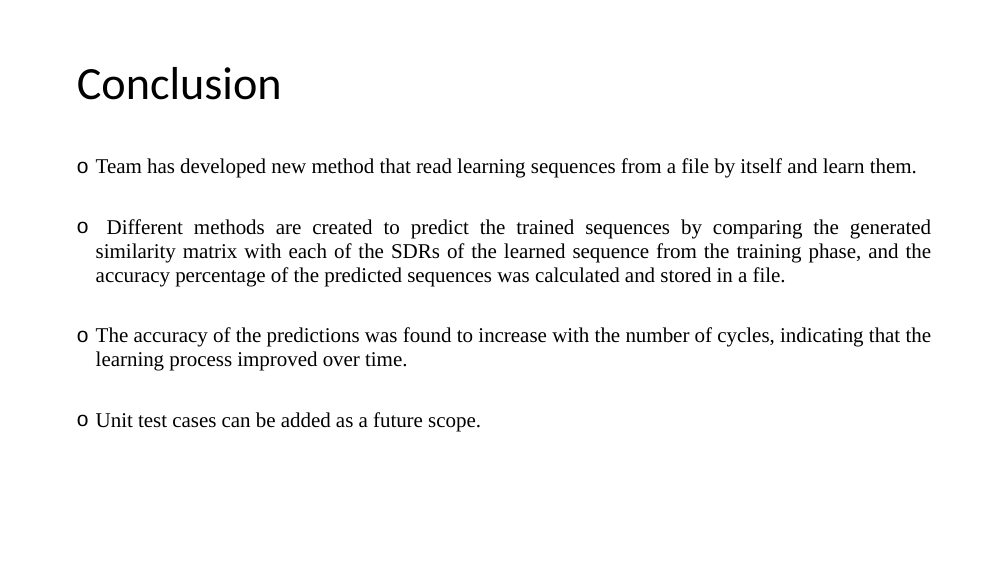
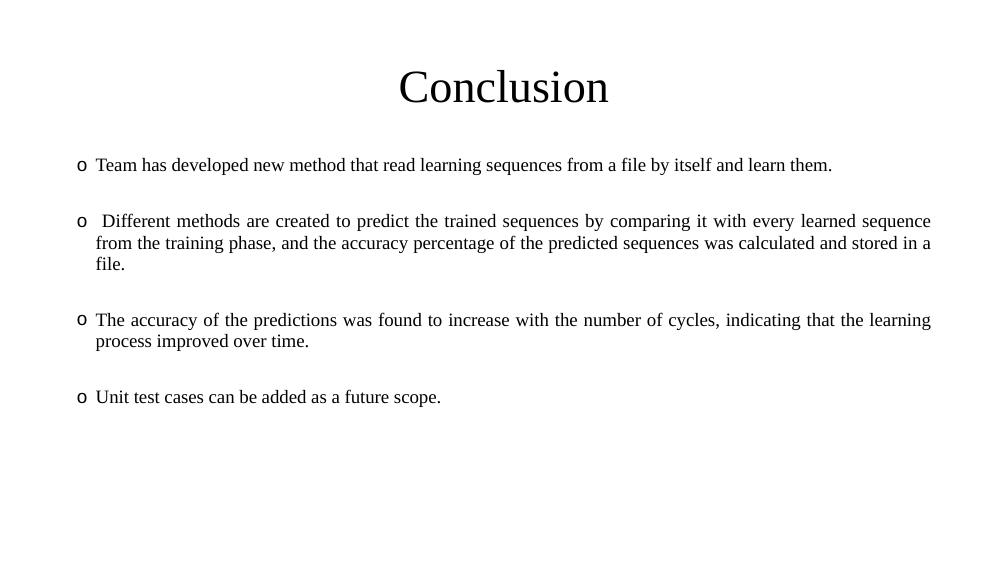
Before and after one commit to ddobric/neocortexapi, a slide deck: slide 12 of source/MySEProject/Documentation/ML2223_15 Approve Prediction of Multisequence Learning.pptx. Drawn at 1008x567 pixels with LibreOffice and Linux fonts; fonts in the diff are those of the drawing. Boxes give left, top, right and bottom in pixels: in the first picture for what was removed or moved away, otherwise in the second. Text is boxed around its words. In the diff, an @@ line names an element or a change of style, - is before the commit and + after.

```diff
--- a/source/MySEProject/Documentation/ML2223_15 Approve Prediction of Multisequence Learning.pptx
+++ b/source/MySEProject/Documentation/ML2223_15 Approve Prediction of Multisequence Learning.pptx
@@ title "Conclusion" at [399, 70, 609, 103]: font Calibri to Times New Roman; alignment left to centre @@
@@ text at [96, 157, 931, 407]: size 20 to 18 pt in "Team has developed new method that read ...", "The accuracy of the predictions was found ...", "Unit test cases can be added as ..." @@
@@ text at [96, 213, 931, 271]: text changed; size 20 to 18 pt @@
-o Different methods are created to predict the trained sequences by comparing the generated similarity matrix with each of the SDRs of the learned sequence from the training phase, and the accuracy percentage of the predicted sequences was calculated and stored in a file.
+o Different methods are created to predict the trained sequences by comparing it with every learned sequence from the training phase, and the accuracy percentage of the predicted sequences was calculated and stored in a file.
```
Also in this commit, not shown: 11 other slides changed, 1 other file.
